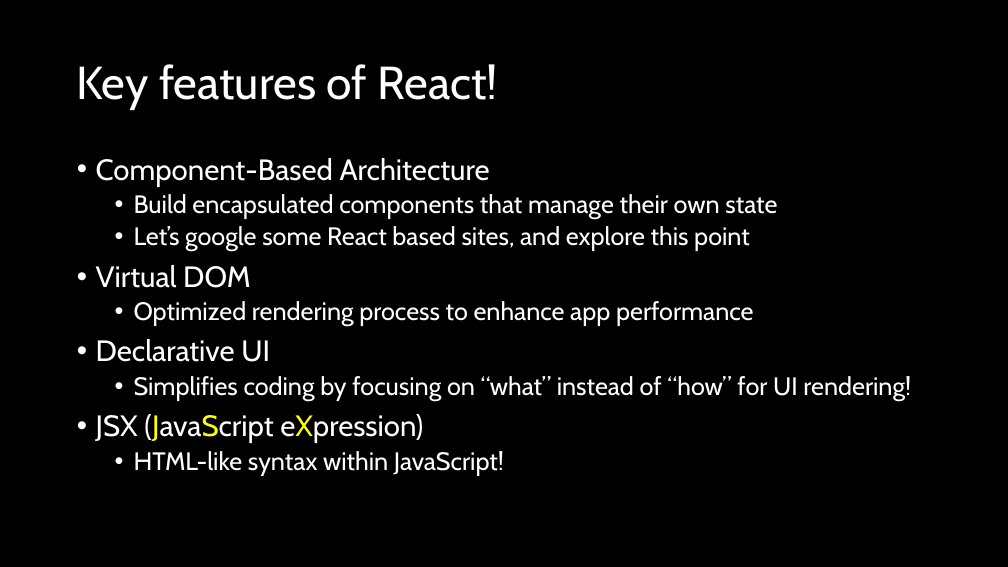
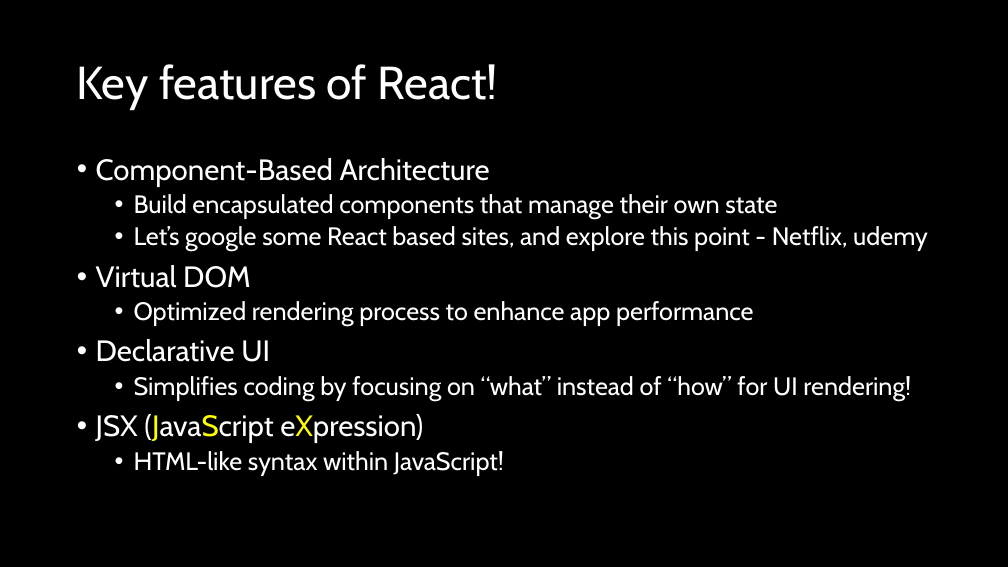
Before and after one commit to natiquekeyin/fall2024, a slide deck: slide 5 of JavaScript/Week10/Week10.pptx. Drawn at 1008x567 pixels with LibreOffice and Linux fonts; fonts in the diff are those of the drawing. Boxes give left, top, right and bottom in pixels: in the first picture for what was removed or moved away, otherwise in the second. Text is boxed around its words. In the diff, an @@ line names an element or a change of style, - is before the commit and + after.

Commit message:
reactStarted

```diff
--- a/JavaScript/Week10/Week10.pptx
+++ b/JavaScript/Week10/Week10.pptx
@@ text at [134,226,928,252]: text changed @@
-  • Let’s google some React based sites, and explore this point
+  • Let’s google some React based sites, and explore this point - Netflix, udemy
```
Also in this commit, not shown: 3 other slides changed, 16 other files.
